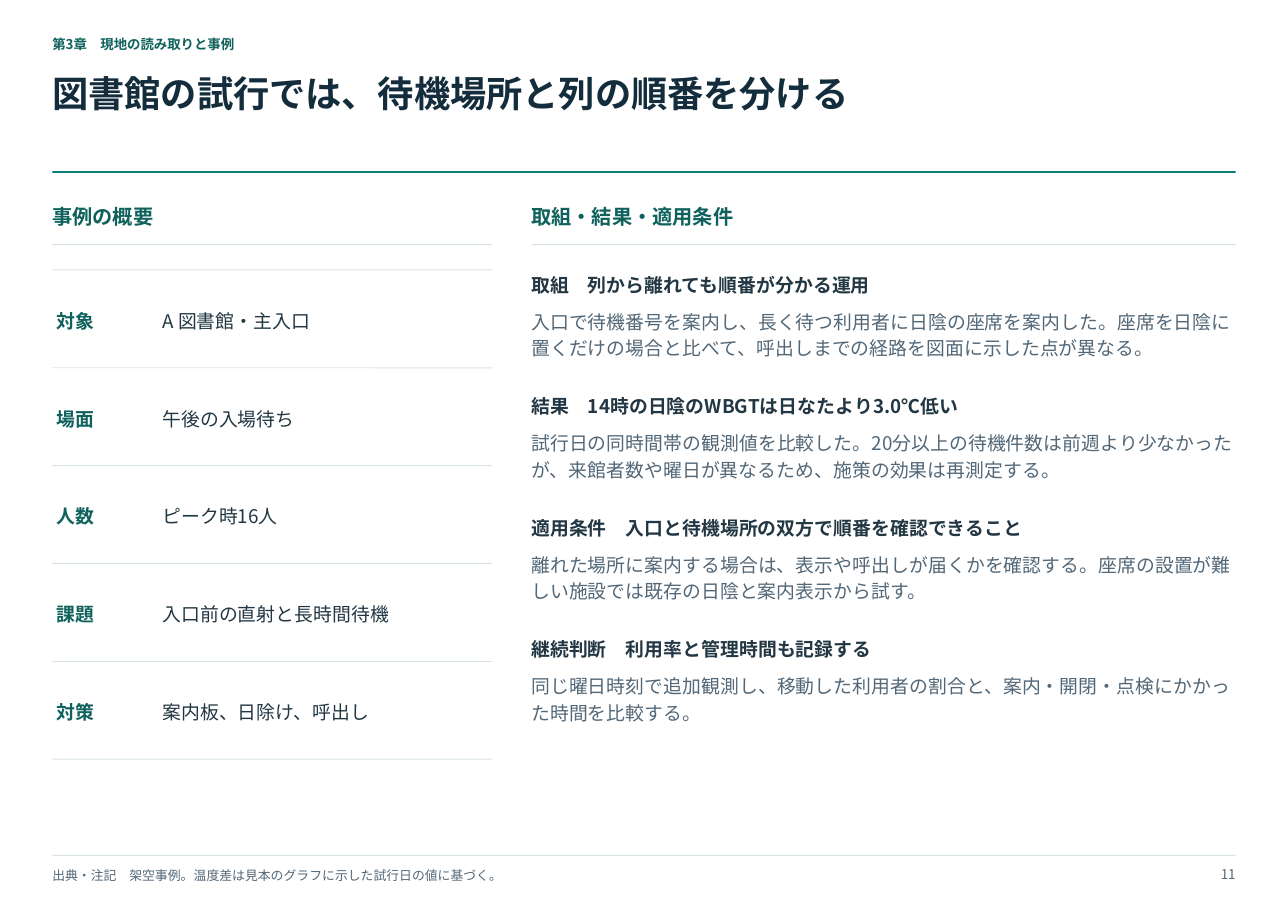
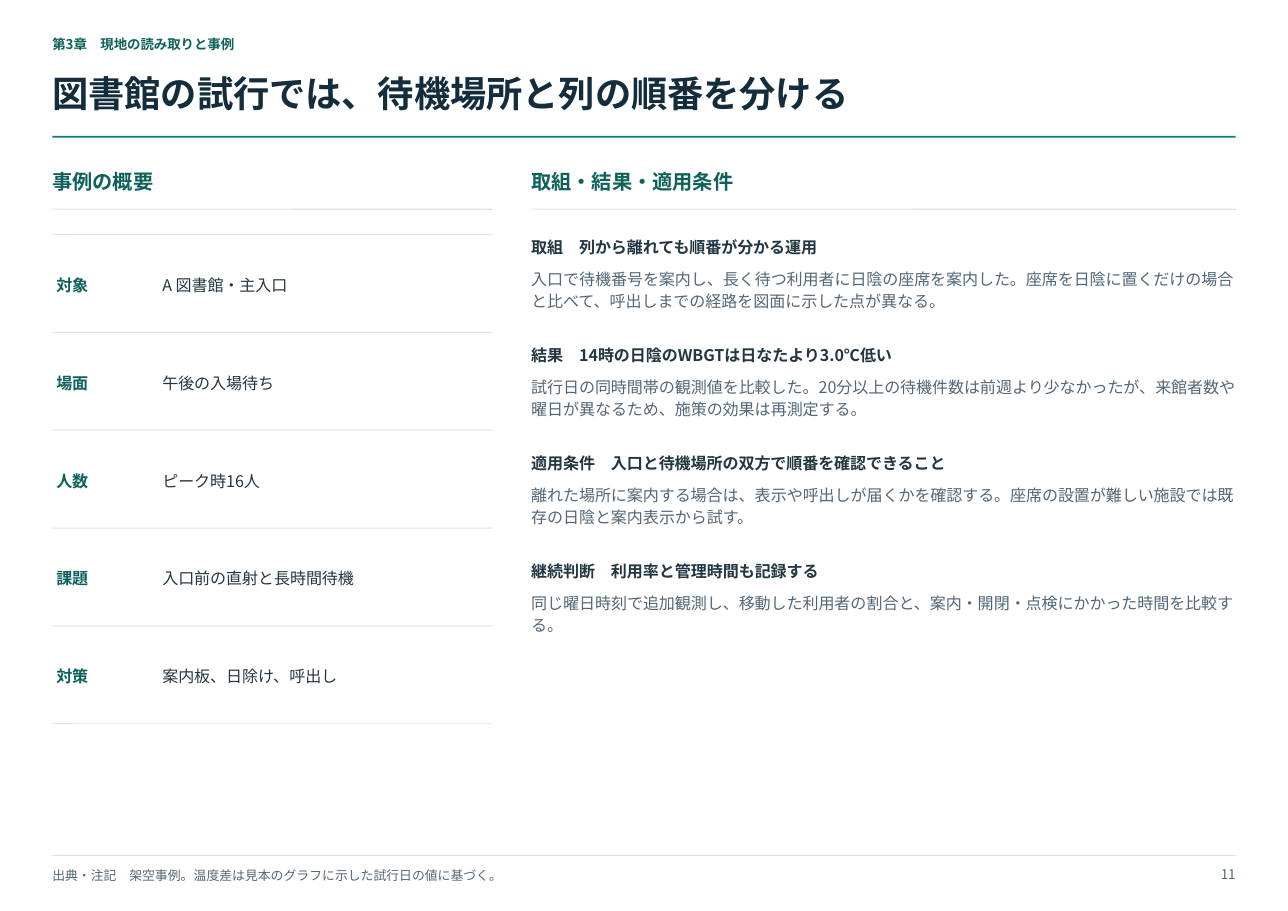
Before and after one commit to sibyl2501/consulting-pptx-templates, a slide deck: slide 11 of consulting_layout_examples.pptx. Drawn at 1288x911 pixels with LibreOffice and Linux fonts; fonts in the diff are those of the drawing. Boxes give left, top, right and bottom in pixels: in the first picture for what was removed or moved away, otherwise in the second. Text is boxed around its words. In the diff, an @@ line names an element or a change of style, - is before the commit and + after.

```diff
--- a/consulting_layout_examples.pptx
+++ b/consulting_layout_examples.pptx
@@ text "取組 列から離れても順番が分かる運用": place and size @@
-text "取組 列から離れても順番が分かる運用" at bbox=[531, 276, 870, 294]
+text "取組 列から離れても順番が分かる運用" at bbox=[531, 237, 817, 258]
@@ text "入口で待機番号を案内し、長く待つ利用者に日陰の座席を案内した。座席を日陰に置くだけの場合と比べて、呼出しまでの経路を図面 ...": place and size @@
-text "入口で待機番号を案内し、長く待つ利用者に日陰の座席を案内した。座席を日陰に置くだけの場合と比べて、呼出しまでの経路を図面 ..." at bbox=[531, 313, 1230, 357]
+text "入口で待機番号を案内し、長く待つ利用者に日陰の座席を案内した。座席を日陰に置くだけの場合と比べて、呼出しまでの経路を図面 ..." at bbox=[531, 271, 1233, 309]
@@ text "結果 14時の日陰のWBGTは日なたより3.0℃低い": place and size @@
-text "結果 14時の日陰のWBGTは日なたより3.0℃低い" at bbox=[531, 397, 958, 415]
+text "結果 14時の日陰のWBGTは日なたより3.0℃低い" at bbox=[531, 347, 892, 363]
@@ text "試行日の同時間帯の観測値を比較した。20分以上の待機件数は前週より少なかったが、来館者数や曜日が異なるため、施策の効果は ...": place and size @@
-text "試行日の同時間帯の観測値を比較した。20分以上の待機件数は前週より少なかったが、来館者数や曜日が異なるため、施策の効果は ..." at bbox=[531, 434, 1232, 479]
+text "試行日の同時間帯の観測値を比較した。20分以上の待機件数は前週より少なかったが、来館者数や曜日が異なるため、施策の効果は ..." at bbox=[531, 379, 1235, 417]
@@ 12 texts, 9 lines: place and size @@
-12 texts, 9 lines at bbox=[52, 172, 1236, 759]
+12 texts, 9 lines at bbox=[52, 137, 1236, 724]
@@ text "適用条件 入口と待機場所の双方で順番を確認できること": place and size @@
-text "適用条件 入口と待機場所の双方で順番を確認できること" at bbox=[531, 519, 1022, 537]
+text "適用条件 入口と待機場所の双方で順番を確認できること" at bbox=[531, 455, 946, 471]
@@ text "離れた場所に案内する場合は、表示や呼出しが届くかを確認する。座席の設置が難しい施設では既存の日陰と案内表示から試す。": place and size @@
-text "離れた場所に案内する場合は、表示や呼出しが届くかを確認する。座席の設置が難しい施設では既存の日陰と案内表示から試す。" at bbox=[531, 556, 1230, 600]
+text "離れた場所に案内する場合は、表示や呼出しが届くかを確認する。座席の設置が難しい施設では既存の日陰と案内表示から試す。" at bbox=[531, 487, 1233, 525]
@@ text "継続判断 利用率と管理時間も記録する": place and size @@
-text "継続判断 利用率と管理時間も記録する" at bbox=[531, 640, 872, 658]
+text "継続判断 利用率と管理時間も記録する" at bbox=[531, 561, 819, 582]
@@ size 12.3 to 10.5 pt in 18 elements at bbox=[56, 277, 88, 293], bbox=[162, 277, 288, 293], bbox=[56, 373, 88, 394], bbox=[162, 375, 274, 391], bbox=[56, 473, 88, 489], bbox=[162, 473, 260, 489], bbox=[56, 668, 88, 684], bbox=[162, 668, 337, 684], bbox=[56, 568, 88, 589], bbox=[162, 570, 354, 586], bbox=[531, 237, 817, 258], bbox=[531, 271, 1233, 309], bbox=[531, 347, 892, 363], bbox=[531, 379, 1235, 417], bbox=[531, 455, 946, 471], bbox=[531, 487, 1233, 525], bbox=[531, 561, 819, 582], bbox=[531, 595, 1233, 632] @@
@@ text "同じ曜日時刻で追加観測し、移動した利用者の割合と、案内・開閉・点検にかかった時間を比較する。": place and size @@
-text "同じ曜日時刻で追加観測し、移動した利用者の割合と、案内・開閉・点検にかかった時間を比較する。" at bbox=[531, 677, 1230, 722]
+text "同じ曜日時刻で追加観測し、移動した利用者の割合と、案内・開閉・点検にかかった時間を比較する。" at bbox=[531, 595, 1233, 632]
```
Also in this commit, not shown: 12 other slides changed, 4 other files.
